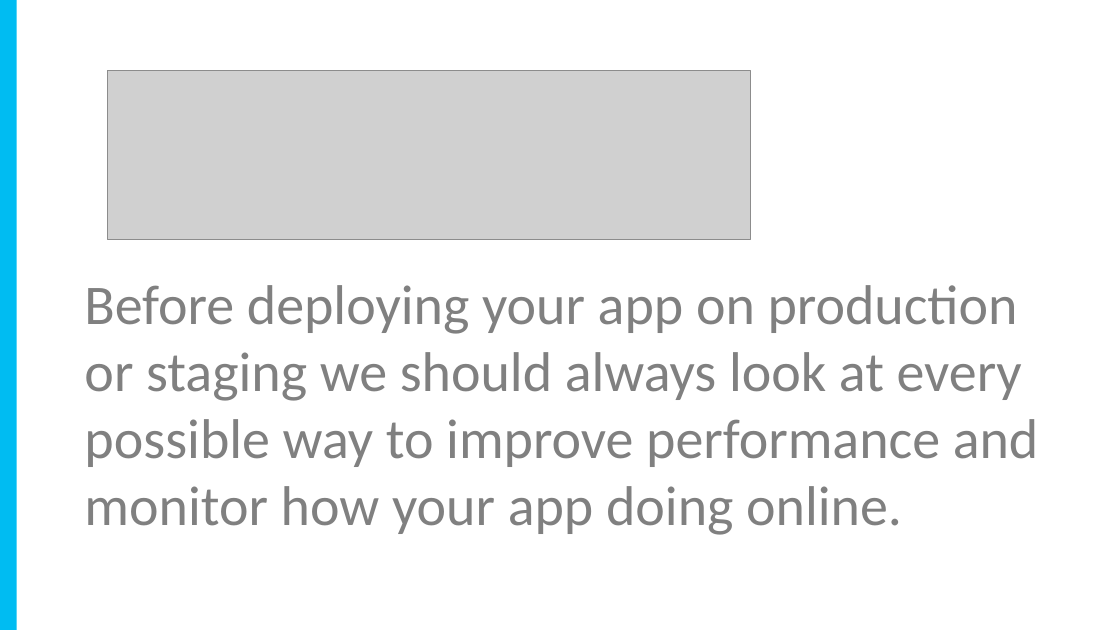
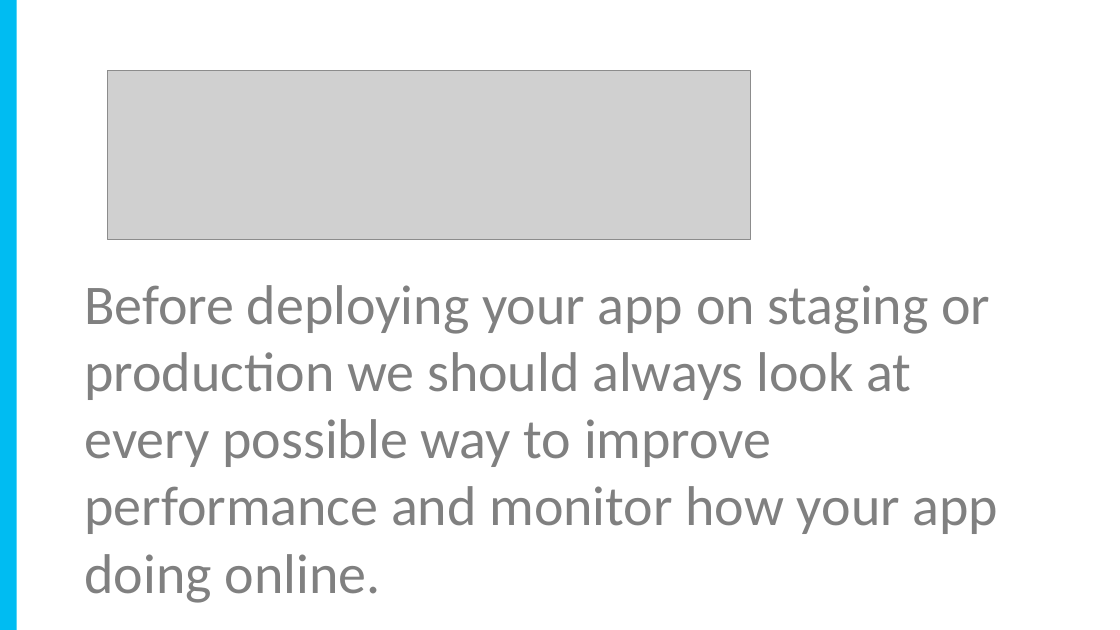
Before and after one commit to yadavavijay/tips-tricks, a slide deck: slide 3 of EmptyProject/Slides.pptx. Drawn at 1120x630 pixels with LibreOffice and Linux fonts; fonts in the diff are those of the drawing; grey boxes stand for pictures. Boxes give left, top, right and bottom in pixels: in the first picture for what was removed or moved away, otherwise in the second. Text is boxed around its words. In the diff, an @@ line names an element or a change of style, - is before the commit and + after.

```diff
--- a/EmptyProject/Slides.pptx
+++ b/EmptyProject/Slides.pptx
@@ text at (84, 285, 999, 603): text changed @@
-Before deploying your app on production or staging we should always look at every possible way to improve performance and monitor how your app doing online.
+Before deploying your app on staging or production we should always look at every possible way to improve performance and monitor how your app doing online.
```
Also in this commit, not shown: 6 other slides changed.
